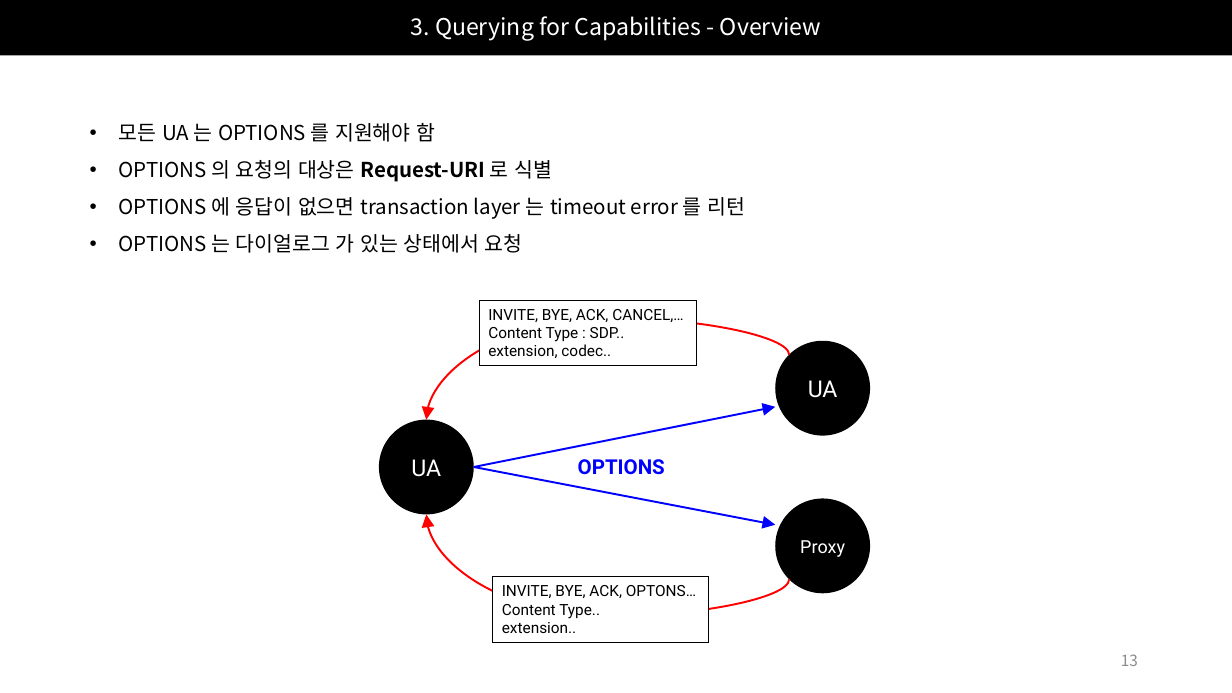
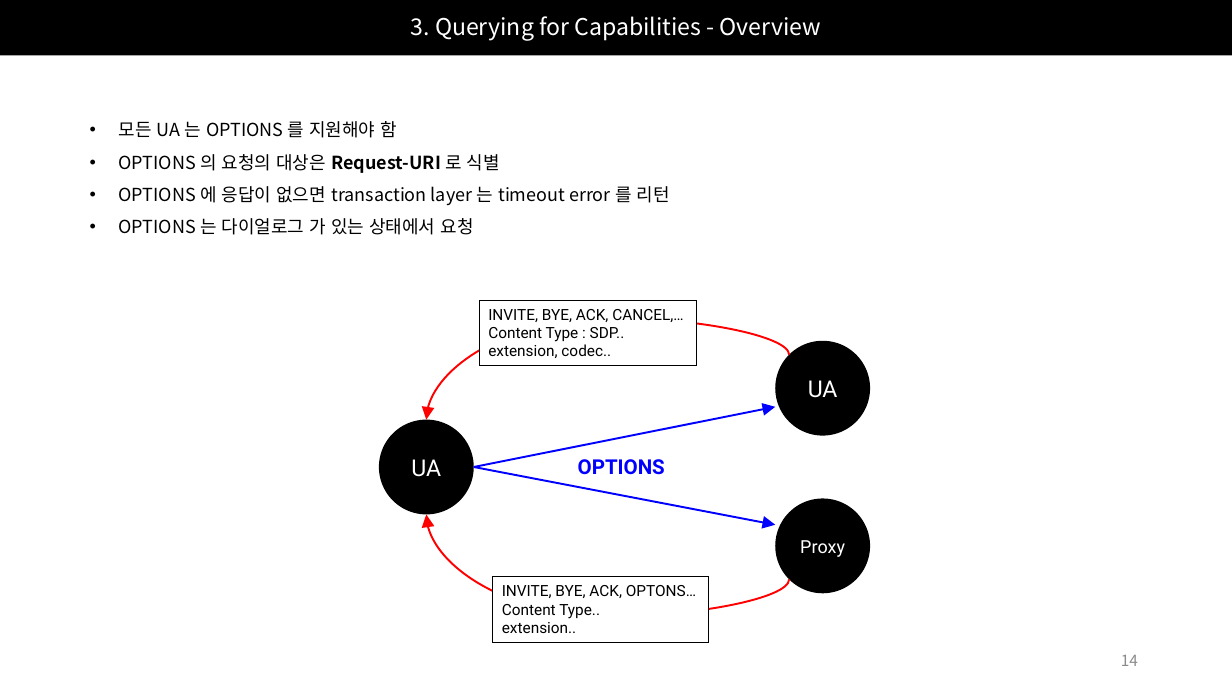
Before and after one commit to Epsilonely/SIP-Survey, a slide deck: slide 14 of 세미나 2차.pptx (slide 13 before the commit). Drawn at 1232x693 pixels with LibreOffice and Linux fonts; fonts in the diff are those of the drawing. Boxes give left, top, right and bottom in pixels: in the first picture for what was removed or moved away, otherwise in the second. Text is boxed around its words. In the diff, an @@ line names an element or a change of style, - is before the commit and + after.

```diff
--- a/세미나 2차.pptx
+++ b/세미나 2차.pptx
@@ text "모든 UA 는 OPTIONS 를 ..." at (x1=119, y1=121, x2=670, y2=235): size 16 to 14 pt @@
@@ page number at (x1=1121, y1=655, x2=1138, y2=666): text changed @@
-13
+14
```
Also in this commit, not shown: 6 other slides changed, 11 slides added.
